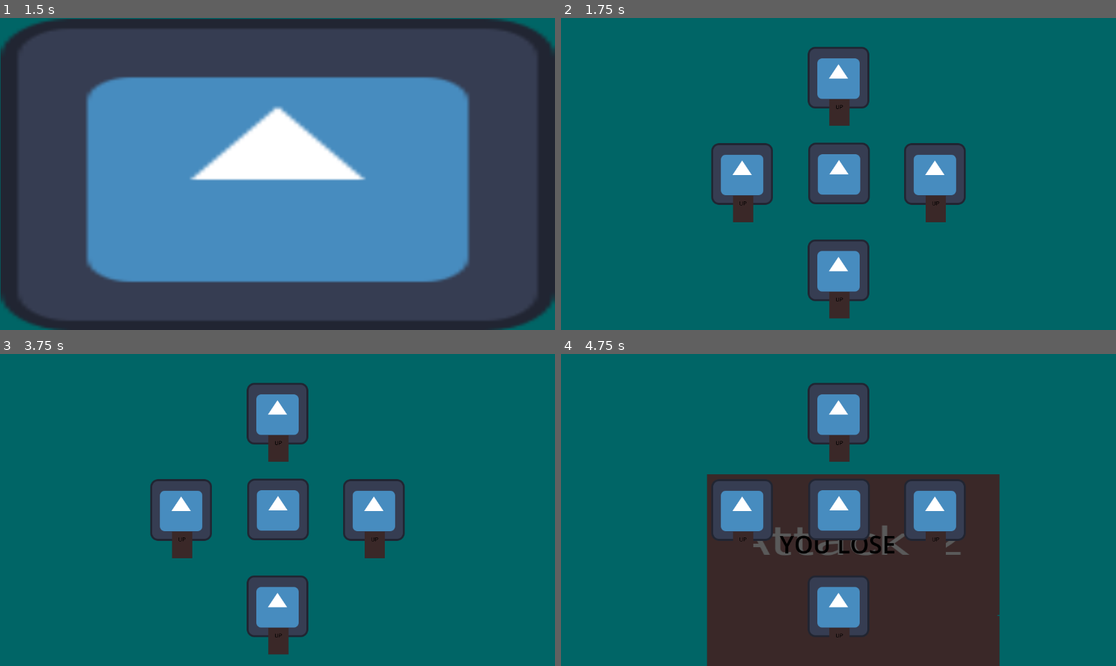
Above: before the commit, frames 1-4 (two rows, left to right).
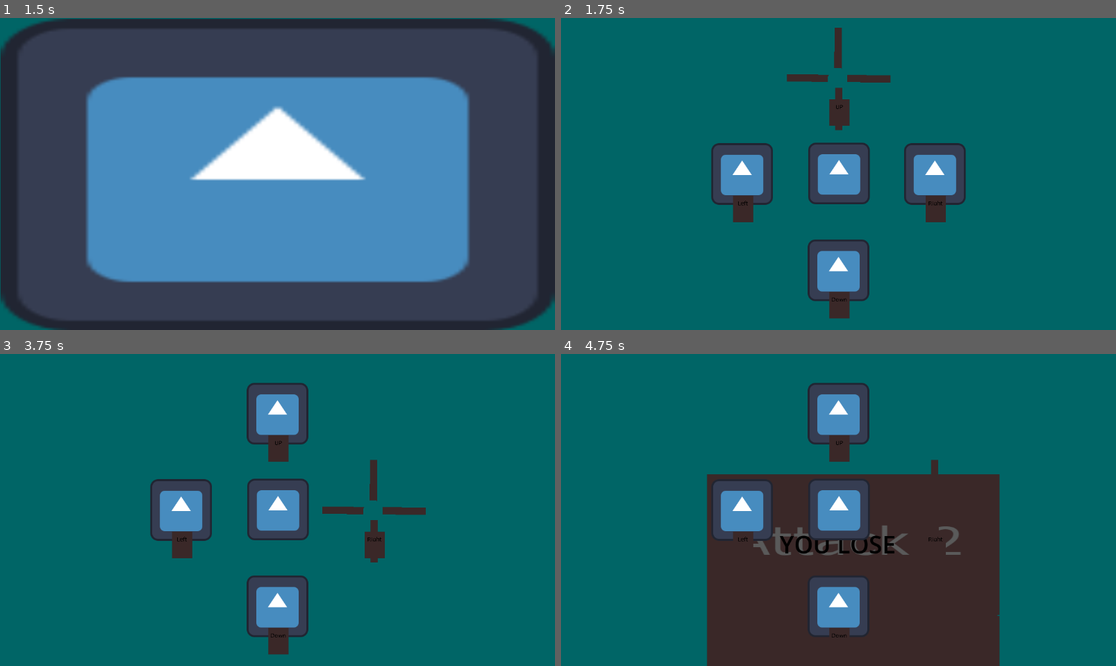
Above: after the commit, the same moments.

Repository: JamsterMan/Game-Jam-PS-16
Game: Godot game, scene res://Scenes/main_menu.tscn
The game is run twice, just before and just after one commit, with the same random seed, the same clock (stepped at 60 frames per second) and the same inputs. The engine's default icon, where the game draws it, is replaced by a stand-in: a white triangle on a blue panel in a dark square.
Inputs:
- Up to frame 1 (1.5 s): click "PLAY" at 0.5 s; tap Enter at 1.25 s; hold Right (move_right) from 1.28 s (still down)
- Up to frame 2 (1.75 s): keep holding Right (move_right)
- Up to frame 3 (3.75 s): tap Space at 2, 3.5 s; release Right (move_right) at 2.03 s; hold Down (move_down) 2.03-2.78 s; tap Enter at 2.75 s; hold Right (move_right) 2.78-3.53 s; hold Up (move_up) from 3.53 s (still down)
- Up to frame 4 (4.75 s): tap Enter at 4.25 s; release Up (move_up) at 4.28 s; hold Left (move_left) from 4.28 s (still down)

Frame 1 is identical in both runs. In frame 2, 2.4% of the frame differs, in the area x 31-69%, y 3-91%; in frame 3, 2.4%; in frame 4, 2.1%.

Commit message:
finish base for minigame #3
-added minigame #3 to controller rotation

Diff:
--- a/gamejam-ps16/Scenes/GameScene.tscn
+++ b/gamejam-ps16/Scenes/GameScene.tscn
@@ -21,7 +21,7 @@
 
 [node name="MiniGameController" type="Node2D" parent="." node_paths=PackedStringArray("minigame_info_timer", "next_minigame_timer", "minigame_info", "minigame_win", "minigame_lose")]
 script = ExtResource("1_pg6cp")
-minigames = Array[String](["res://Scenes/mini_game_aim_game.tscn", "res://Scenes/mini_game_typing.tscn"])
+minigames = Array[String](["res://Scenes/mini_game_aim_game.tscn", "res://Scenes/mini_game_typing.tscn", "res://Scenes/mini_game_quick_time.tscn"])
 minigame_info_timer = NodePath("MinigameInfoTimer")
 next_minigame_timer = NodePath("NextMinigameTimer")
 minigame_info = NodePath("MinigameInfoTimer/MinigameInfo")
--- a/gamejam-ps16/Scenes/mini_game_quick_time.tscn
+++ b/gamejam-ps16/Scenes/mini_game_quick_time.tscn
@@ -1,13 +1,21 @@
-[gd_scene load_steps=5 format=3 uid="uid://1g1j0vqsint1"]
+[gd_scene load_steps=9 format=3 uid="uid://1g1j0vqsint1"]
 
 [ext_resource type="Texture2D" uid="uid://dhhx8mjg6g4y7" path="res://icon.svg" id="1_ce1bs"]
 [ext_resource type="Script" path="res://Scripts/mini_game_quick_time.gd" id="1_khvof"]
 [ext_resource type="Texture2D" uid="uid://te2hhkoln3pv" path="res://Sprites/up.png" id="2_cpeha"]
+[ext_resource type="Texture2D" uid="uid://do26r2t7hfm2q" path="res://Sprites/crosshair.png" id="2_xggwh"]
+[ext_resource type="Texture2D" uid="uid://btmklwgoteix" path="res://Sprites/left.png" id="3_8fy7d"]
 [ext_resource type="Script" path="res://Scripts/MiniGame_Timer.gd" id="4_c8h27"]
+[ext_resource type="Texture2D" uid="uid://biiqdw3di0er4" path="res://Sprites/right.png" id="5_bdpwq"]
+[ext_resource type="Texture2D" uid="uid://boa6nvbw4d8wq" path="res://Sprites/down.png" id="6_ypr8q"]
 
-[node name="mini_game_quick_time" type="Node2D"]
+[node name="mini_game_quick_time" type="Node2D" node_paths=PackedStringArray("char_sprites")]
 process_mode = 4
 script = ExtResource("1_khvof")
+target_postions = Array[int]([0, 0, 0, 0, 0, 0])
+char_sprites = [NodePath("Extra2/ExtraSprite2"), NodePath("Extra4/ExtraSprite4"), NodePath("Extra/ExtraSprite"), NodePath("Extra3/ExtraSprite3")]
+char_target = ExtResource("2_xggwh")
+char_fake = ExtResource("1_ce1bs")
 
 [node name="MinigameBackground" type="ColorRect" parent="."]
 visible = false
@@ -32,12 +40,12 @@
 [node name="ExtraButton" type="Sprite2D" parent="Extra"]
 position = Vector2(0, 60)
 scale = Vector2(0.1, 0.1)
-texture = ExtResource("2_cpeha")
+texture = ExtResource("3_8fy7d")
 
 [node name="Extra2" type="Node2D" parent="."]
 position = Vector2(0, -200)
 
-[node name="ExtraSprite" type="Sprite2D" parent="Extra2"]
+[node name="ExtraSprite2" type="Sprite2D" parent="Extra2"]
 texture = ExtResource("1_ce1bs")
 
 [node name="ExtraButton" type="Sprite2D" parent="Extra2"]
@@ -48,24 +56,24 @@
 [node name="Extra3" type="Node2D" parent="."]
 position = Vector2(200, 0)
 
-[node name="ExtraSprite" type="Sprite2D" parent="Extra3"]
+[node name="ExtraSprite3" type="Sprite2D" parent="Extra3"]
 texture = ExtResource("1_ce1bs")
 
 [node name="ExtraButton" type="Sprite2D" parent="Extra3"]
 position = Vector2(0, 60)
 scale = Vector2(0.1, 0.1)
-texture = ExtResource("2_cpeha")
+texture = ExtResource("5_bdpwq")
 
 [node name="Extra4" type="Node2D" parent="."]
 position = Vector2(0, 200)
 
-[node name="ExtraSprite" type="Sprite2D" parent="Extra4"]
+[node name="ExtraSprite4" type="Sprite2D" parent="Extra4"]
 texture = ExtResource("1_ce1bs")
 
 [node name="ExtraButton" type="Sprite2D" parent="Extra4"]
 position = Vector2(0, 60)
 scale = Vector2(0.1, 0.1)
-texture = ExtResource("2_cpeha")
+texture = ExtResource("6_ypr8q")
 
 [node name="MinigameTimer" type="Timer" parent="."]
 wait_time = 3.0
--- a/gamejam-ps16/Scripts/mini_game_quick_time.gd
+++ b/gamejam-ps16/Scripts/mini_game_quick_time.gd
@@ -7,14 +7,12 @@
 
 enum button{UP,DOWN,LEFT,RIGHT}
 
-@export var buttons : Array[int] = []
+@export var target_postions : Array[int] = []
 #max 4
-@export var buttons_sprites : Array[Sprite2D] = []
+@export var char_sprites : Array[Sprite2D] = []
 
-@export var up_image: Texture2D
-@export var down_image: Texture2D
-@export var right_image: Texture2D
-@export var left_image: Texture2D
+@export var char_target: Texture2D
+@export var char_fake: Texture2D
 
 var next_button : String = "move_up"
 
@@ -23,44 +21,42 @@
 	#set string to random variables
 	var rng = RandomNumberGenerator.new()
 	rng.randomize()
+	presses_needed = rng.randi_range(min_presses,max_presses)
 	#set buttons for each round
-
+	for n in presses_needed:
+		target_postions[n] = rng.randi_range(0,3)
 	#set position for first button
-
-
-	#check for array size
-	#button_count = rng.randi_range(3,buttons.size()-1)
-	#adjust game time based on buttons (keep it harder for more buttons)
-	#for n in button_count:
-	#	buttons[n] = rng.randi_range(0,3)
-	#	buttons_sprites[n].texture = _set_button_images(buttons[n])
-	#_set_next_button()
+	char_sprites[target_postions[0]].texture = char_target
+	_set_next_button()
+	print(next_button)
 
 #converts button ints into button images
-func _set_button_images(num:int) -> Texture2D:
-	if(num == button.UP):
-		return up_image
-	if(num == button.DOWN):
-		return down_image
-	if(num == button.RIGHT):
-		return right_image
-	return left_image
+func _set_next_images():
+	if(correct_presses >= presses_needed):
+		return
+	for n in char_sprites.size():
+		if(target_postions[correct_presses] == n):
+			char_sprites[n].texture = char_target
+		else:
+			char_sprites[n].texture = char_fake
 
 #converts button ints into strings for input collection
 func _set_next_button():
 	if(correct_presses >= presses_needed):
 		return
-	#if(buttons[correct_button_presses] == button.UP):
+	if(target_postions[correct_presses] == button.UP):
 		next_button = "move_up"
-	#elif(buttons[correct_button_presses] == button.DOWN):
+	elif(target_postions[correct_presses] == button.DOWN):
 		next_button = "move_down"
-	#elif(buttons[correct_button_presses] == button.RIGHT):
+	elif(target_postions[correct_presses] == button.RIGHT):
 		next_button = "move_right"
-	#else:
+	else:
 		next_button = "move_left"
 
 func _minigame_timer_timeout():
 	print("Mini game end")
+	print(correct_presses)
+	print(presses_needed)
 	if(correct_presses >= presses_needed):
 		print("Mini game win")
 		get_parent()._minigame_win()
@@ -70,8 +66,9 @@
 
 		# Called every frame. 'delta' is the elapsed time since the previous frame.
 func _process(_delta: float) -> void:
-#	if(correct_button_presses < button_count):
+	if(correct_presses < presses_needed):
 		if(Input.is_action_just_pressed(next_button)):
 			print(next_button)
-#			correct_button_presses += 1
+			correct_presses += 1
 			_set_next_button()
+			_set_next_images()
